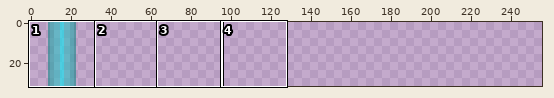
File history of a sprite sheet, assets/gameplay/laserV.png. Above, an overview of the earlier version with the close-up marked.
Close-up. Before:
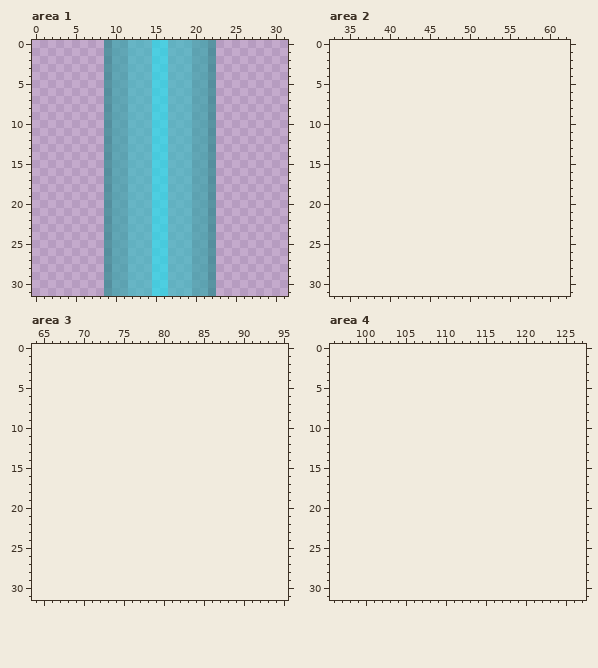
The file is 32x32 pixels. Shown: area 1: x 0..31, y 0..31; area 2: x 33..62, y 0..31; area 3: x 64..95, y 0..31; area 4: x 96..127, y 0..31. The old version is drawn lined up with the new one, on the new canvas. The commit also changed other parts of the picture, which this record leaves out.
The result:
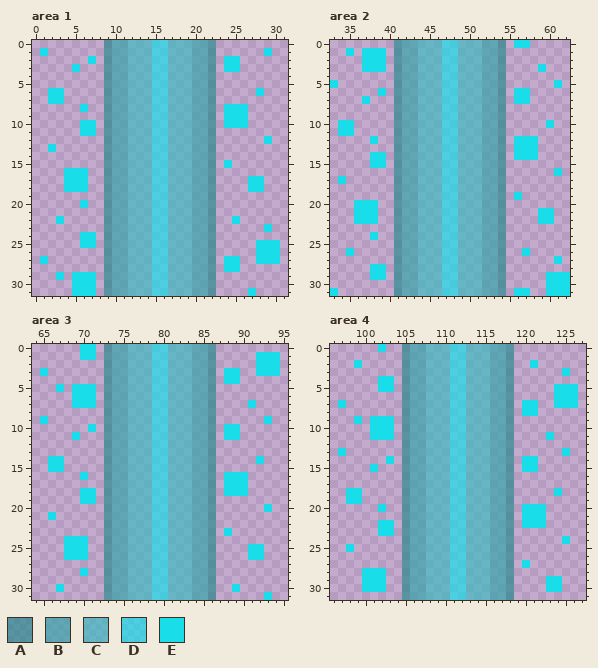
Palette (. is transparent): A #2c8a90b3  B #37a4abb3  C #3fbac2b3  D #1addeab3  E #1addea
Difference:
canvas 32x32 -> 256x32
Changed rows in their new state; - is an unchanged pixel.
Area 1:
first column x 1:
 1 E---------------------------E-
 2 ------E----------------EE-----
 3 ----E------------------EE-----
 6 -EE------------------------E--
 7 -EE---------------------------
 8 -----E-----------------EEE----
 9 -----------------------EEE----
10 -----EE----------------EEE----
11 -----EE-----------------------
12 ----------------------------E-
13 -E----------------------------
15 -----------------------E------
16 ---EEE------------------------
17 ---EEE--------------------EE--
18 ---EEE--------------------EE--
20 -----E------------------------
22 --E---------------------E-----
23 ----------------------------E-
24 -----EE-----------------------
25 -----EE--------------------EEE
26 ---------------------------EEE
27 E----------------------EE--EEE
28 -----------------------EE-----
29 --E-EEE-----------------------
30 ----EEE-----------------------
31 ----EEE-------------------E---
Area 2:
first column x 33:
 0 --------ABBCCCDDCCCBBA-EE-----
 1 --E-EEE-ABBCCCDDCCCBBA--------
 2 ----EEE-ABBCCCDDCCCBBA--------
 3 ----EEE-ABBCCCDDCCCBBA----E---
 4 --------ABBCCCDDCCCBBA--------
 5 E-------ABBCCCDDCCCBBA------E-
 6 ------E-ABBCCCDDCCCBBA-EE-----
 7 ----E---ABBCCCDDCCCBBA-EE-----
 8 --------ABBCCCDDCCCBBA--------
 9 --------ABBCCCDDCCCBBA--------
10 -EE-----ABBCCCDDCCCBBA-----E--
11 -EE-----ABBCCCDDCCCBBA--------
12 -----E--ABBCCCDDCCCBBA-EEE----
13 --------ABBCCCDDCCCBBA-EEE----
14 -----EE-ABBCCCDDCCCBBA-EEE----
15 -----EE-ABBCCCDDCCCBBA--------
16 --------ABBCCCDDCCCBBA------E-
17 -E------ABBCCCDDCCCBBA--------
18 --------ABBCCCDDCCCBBA--------
19 --------ABBCCCDDCCCBBA-E------
20 ---EEE--ABBCCCDDCCCBBA--------
21 ---EEE--ABBCCCDDCCCBBA----EE--
22 ---EEE--ABBCCCDDCCCBBA----EE--
23 --------ABBCCCDDCCCBBA--------
24 -----E--ABBCCCDDCCCBBA--------
25 --------ABBCCCDDCCCBBA--------
26 --E-----ABBCCCDDCCCBBA--E-----
27 --------ABBCCCDDCCCBBA------E-
28 -----EE-ABBCCCDDCCCBBA--------
29 -----EE-ABBCCCDDCCCBBA-----EEE
30 --------ABBCCCDDCCCBBA-----EEE
31 E-------ABBCCCDDCCCBBA-EE--EEE
Area 3:
first column x 65:
 0 -----EE-ABBCCCDDCCCBBA--------
 1 -----EE-ABBCCCDDCCCBBA-----EEE
 2 --------ABBCCCDDCCCBBA-----EEE
 3 E-------ABBCCCDDCCCBBA-EE--EEE
 4 --------ABBCCCDDCCCBBA-EE-----
 5 --E-EEE-ABBCCCDDCCCBBA--------
 6 ----EEE-ABBCCCDDCCCBBA--------
 7 ----EEE-ABBCCCDDCCCBBA----E---
 8 --------ABBCCCDDCCCBBA--------
 9 E-------ABBCCCDDCCCBBA------E-
10 ------E-ABBCCCDDCCCBBA-EE-----
11 ----E---ABBCCCDDCCCBBA-EE-----
12 --------ABBCCCDDCCCBBA--------
13 --------ABBCCCDDCCCBBA--------
14 -EE-----ABBCCCDDCCCBBA-----E--
15 -EE-----ABBCCCDDCCCBBA--------
16 -----E--ABBCCCDDCCCBBA-EEE----
17 --------ABBCCCDDCCCBBA-EEE----
18 -----EE-ABBCCCDDCCCBBA-EEE----
19 -----EE-ABBCCCDDCCCBBA--------
20 --------ABBCCCDDCCCBBA------E-
21 -E------ABBCCCDDCCCBBA--------
22 --------ABBCCCDDCCCBBA--------
23 --------ABBCCCDDCCCBBA-E------
24 ---EEE--ABBCCCDDCCCBBA--------
25 ---EEE--ABBCCCDDCCCBBA----EE--
26 ---EEE--ABBCCCDDCCCBBA----EE--
27 --------ABBCCCDDCCCBBA--------
28 -----E--ABBCCCDDCCCBBA--------
29 --------ABBCCCDDCCCBBA--------
30 --E-----ABBCCCDDCCCBBA--E-----
31 --------ABBCCCDDCCCBBA------E-
Area 4:
first column x 97:
 0 -----E--ABBCCCDDCCCBBA--------
 1 --------ABBCCCDDCCCBBA--------
 2 --E-----ABBCCCDDCCCBBA--E-----
 3 --------ABBCCCDDCCCBBA------E-
 4 -----EE-ABBCCCDDCCCBBA--------
 5 -----EE-ABBCCCDDCCCBBA-----EEE
 6 --------ABBCCCDDCCCBBA-----EEE
 7 E-------ABBCCCDDCCCBBA-EE--EEE
 8 --------ABBCCCDDCCCBBA-EE-----
 9 --E-EEE-ABBCCCDDCCCBBA--------
10 ----EEE-ABBCCCDDCCCBBA--------
11 ----EEE-ABBCCCDDCCCBBA----E---
12 --------ABBCCCDDCCCBBA--------
13 E-------ABBCCCDDCCCBBA------E-
14 ------E-ABBCCCDDCCCBBA-EE-----
15 ----E---ABBCCCDDCCCBBA-EE-----
16 --------ABBCCCDDCCCBBA--------
17 --------ABBCCCDDCCCBBA--------
18 -EE-----ABBCCCDDCCCBBA-----E--
19 -EE-----ABBCCCDDCCCBBA--------
20 -----E--ABBCCCDDCCCBBA-EEE----
21 --------ABBCCCDDCCCBBA-EEE----
22 -----EE-ABBCCCDDCCCBBA-EEE----
23 -----EE-ABBCCCDDCCCBBA--------
24 --------ABBCCCDDCCCBBA------E-
25 -E------ABBCCCDDCCCBBA--------
26 --------ABBCCCDDCCCBBA--------
27 --------ABBCCCDDCCCBBA-E------
28 ---EEE--ABBCCCDDCCCBBA--------
29 ---EEE--ABBCCCDDCCCBBA----EE--
30 ---EEE--ABBCCCDDCCCBBA----EE--
31 --------ABBCCCDDCCCBBA--------
Pixel boxes of the changes (left, top, right, bottom) in both close-ups:
added: (40, 48, 96, 136)
added: (224, 48, 280, 296)
added: (40, 144, 96, 296)
added: (330, 40, 570, 296)
added: (40, 344, 280, 600)
added: (338, 344, 578, 600)
